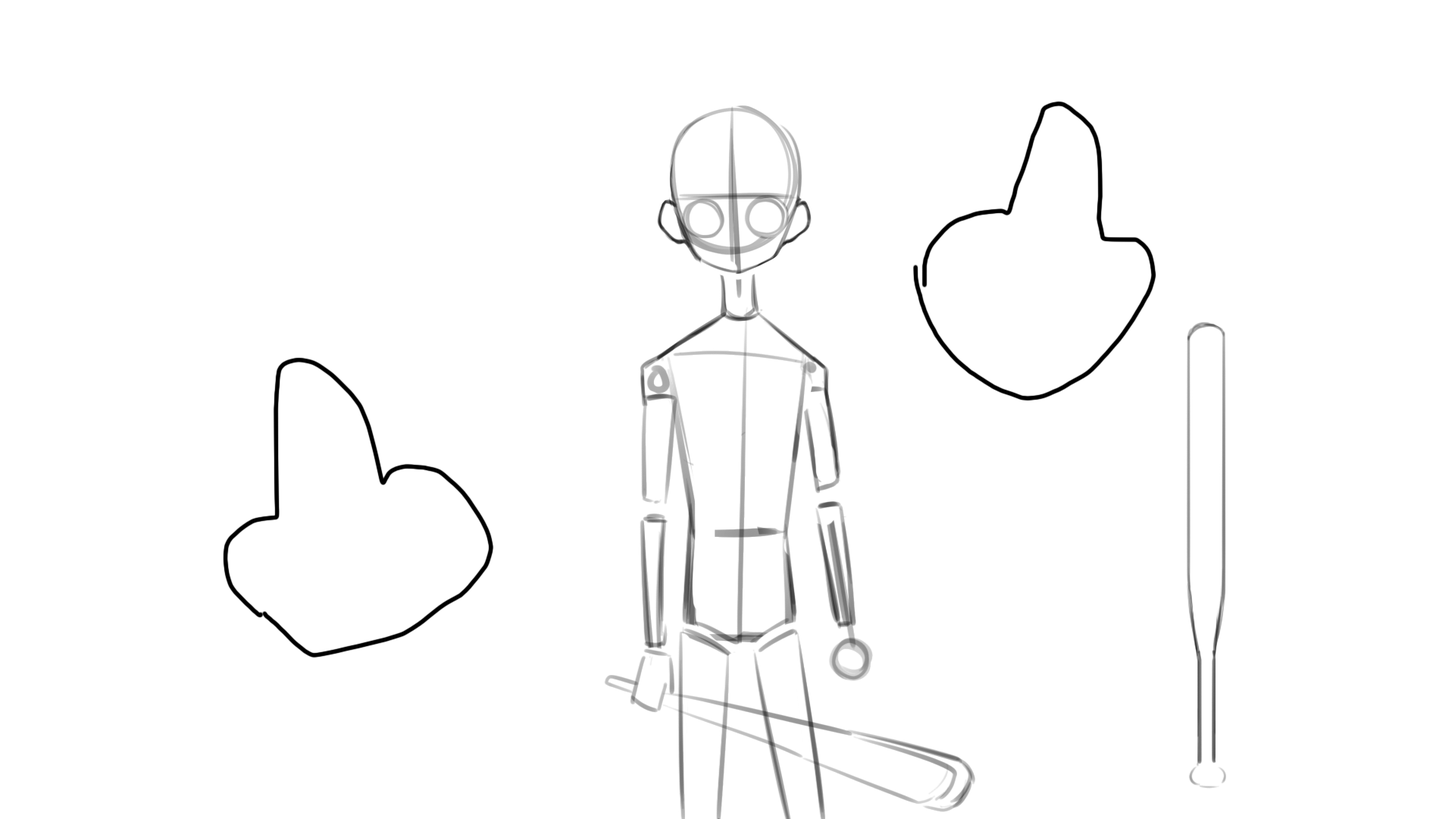
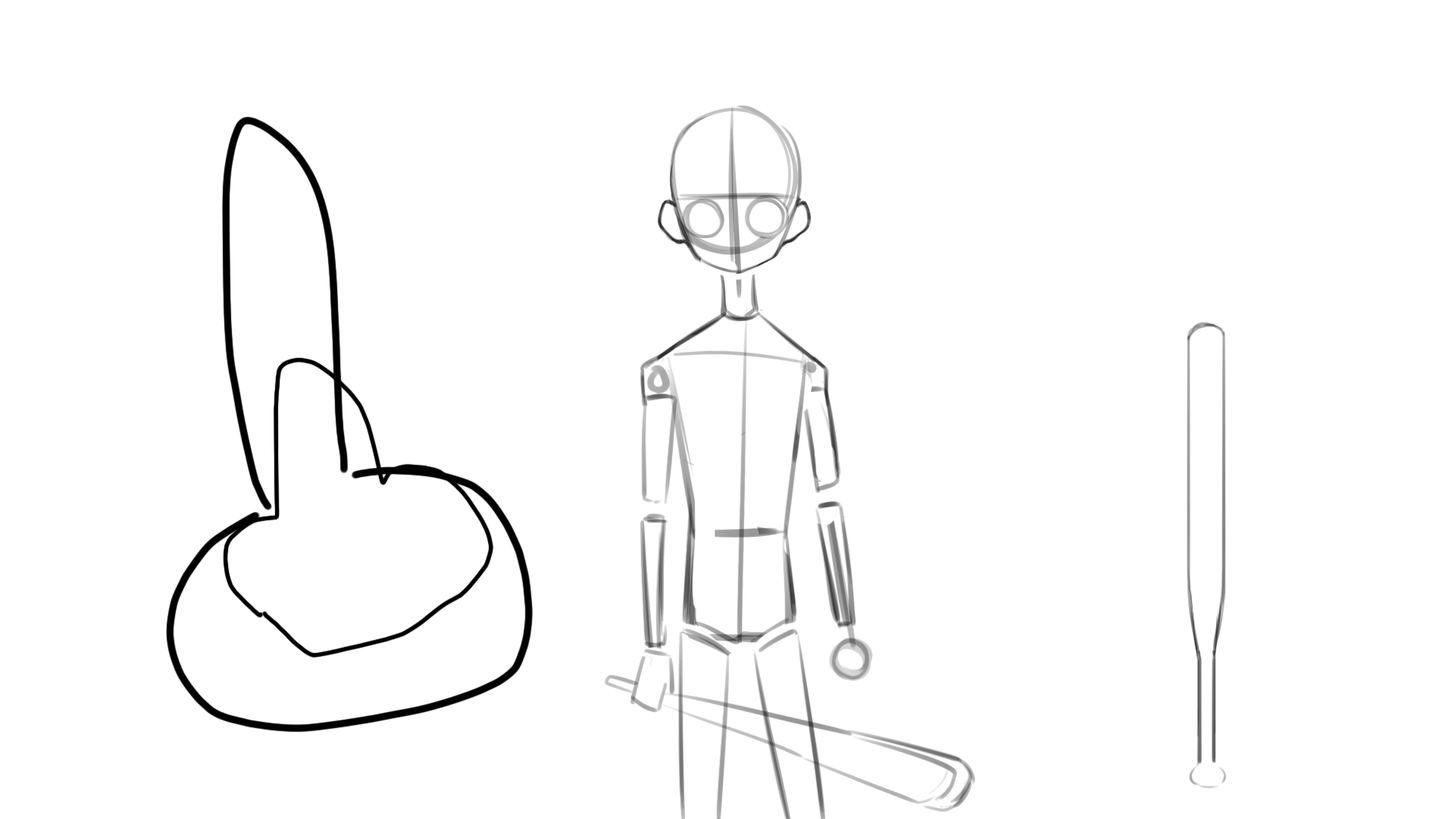
Layer changes from the first w=1455, h=819 image to the second:
painted on "Layer 1" over [165, 100, 1157, 733]
